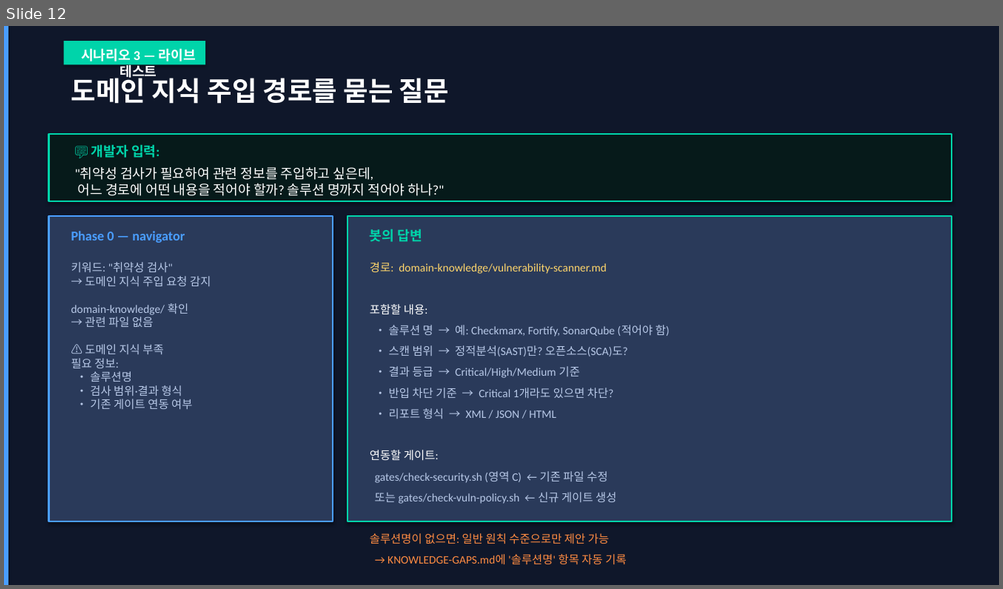
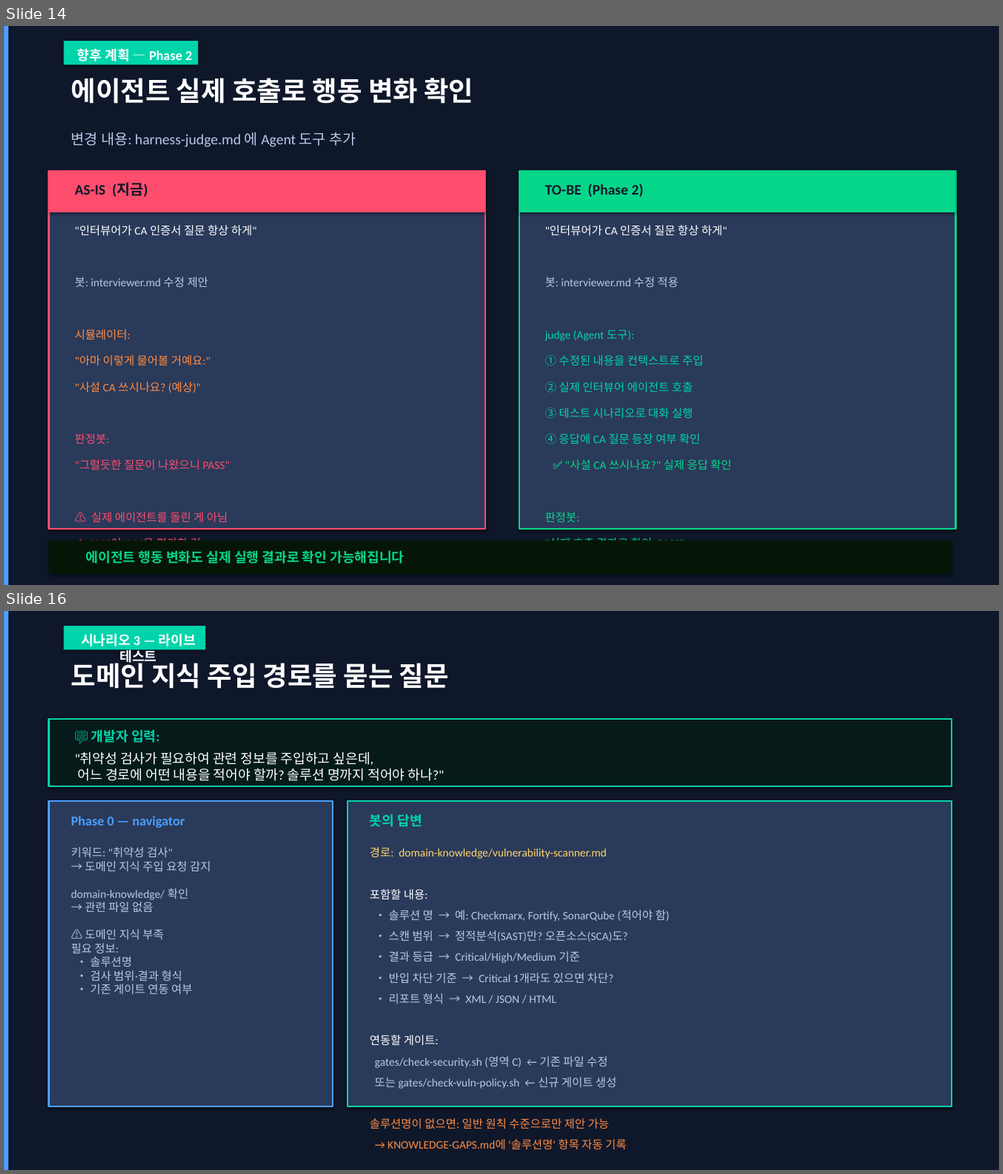
Before and after one commit to easyseop/harness-customizer, a slide deck: harness-customizer-intro.pptx. Shown one above the other, each under a label of ours: slide 12 before the commit, slides 14 and 16 after it; the slides between them are not shown. The pictures are 1003x589 and 1003x1174 pixels, drawn with LibreOffice and Linux fonts; fonts in the diff are those of the drawing. Boxes give left, top, right and bottom in pixels: in the first picture for what was removed or moved away, otherwise in the second. Text is boxed around its words. In the diff, an @@ line names an element or a change of style, - is before the commit and + after.

```diff
--- a/harness-customizer-intro.pptx
+++ b/harness-customizer-intro.pptx
@@ slide 14 added at <box>4,26,999,585</box>, background #FFFFFF @@
@@ rectangle added at <box>4,26,999,585</box>, fill #0F172A @@
@@ rectangle added at <box>4,26,8,585</box>, fill #4A9EFF @@
@@ rectangle added at <box>64,41,198,64</box>, fill #00D4AA @@
@@ text added at <box>77,48,192,62</box>, 13 pt, text #FFFFFF, bold @@
+향후 계획 — Phase 2
@@ text added at <box>71,78,473,104</box>, 26 pt, text #FFFFFF, bold @@
+에이전트 실제 호출로 행동 변화 확인
@@ text added at <box>71,133,356,147</box>, 14 pt, text #B8C9E8 @@
+변경 내용: harness-judge.md 에 Agent 도구 추가
@@ rectangle added at <box>48,172,485,530</box>, fill #2A3A5A, outline #FF4D6D 1.5 pt @@
@@ rectangle added at <box>48,172,485,212</box>, fill #FF4D6D @@
@@ rectangle added at <box>519,172,956,530</box>, fill #2A3A5A, outline #06D68A 1.5 pt @@
@@ rectangle added at <box>519,172,956,212</box>, fill #06D68A @@
@@ text added at <box>75,182,148,197</box>, 14 pt, text #0F172A, bold @@
+AS-IS (지금)
@@ text added at <box>545,184,643,197</box>, 14 pt, text #0F172A, bold @@
+TO-BE (Phase 2)
@@ text added at <box>75,225,257,236</box>, 11 pt, text #FFFFFF @@
+"인터뷰어가 CA 인증서 질문 항상 하게"
@@ text added at <box>545,225,727,236</box>, 11 pt, text #FFFFFF @@
+"인터뷰어가 CA 인증서 질문 항상 하게"
@@ text added at <box>75,277,208,287</box>, 11 pt, text #B8C9E8 @@
+봇: interviewer.md 수정 제안
@@ text added at <box>545,277,678,287</box>, 11 pt, text #B8C9E8 @@
+봇: interviewer.md 수정 적용
@@ text added at <box>75,329,131,340</box>, 11 pt, text #FF8C42 @@
+시뮬레이터:
@@ text added at <box>545,330,634,341</box>, 11 pt, text #00D4AA @@
+judge (Agent 도구):
@@ text added at <box>75,355,210,366</box>, 11 pt, text #FF8C42 @@
+"아마 이렇게 물어볼 거예요:"
@@ text added at <box>545,355,703,366</box>, 11 pt, text #00D4AA @@
+① 수정된 내용을 컨텍스트로 주입
@@ text added at <box>75,382,201,393</box>, 11 pt, text #FF8C42 @@
+"사설 CA 쓰시나요? (예상)"
@@ text added at <box>545,382,692,393</box>, 11 pt, text #00D4AA @@
+② 실제 인터뷰어 에이전트 호출
@@ text added at <box>545,408,692,419</box>, 11 pt, text #00D4AA @@
+③ 테스트 시나리오로 대화 실행
@@ text added at <box>75,434,110,444</box>, 11 pt, text #FF4D6D @@
+판정봇:
@@ text added at <box>545,434,700,445</box>, 11 pt, text #00D4AA @@
+④ 응답에 CA 질문 등장 여부 확인
@@ text added at <box>75,460,230,470</box>, 11 pt, text #FF4D6D @@
+"그럴듯한 질문이 나왔으니 PASS"
@@ text added at <box>569,460,731,470</box>, 11 pt, text #06D68A @@
+✅ "사설 CA 쓰시나요?" 실제 응답 확인
@@ text added at <box>91,512,227,523</box>, 11 pt, text #FF4D6D @@
+⚠️ 실제 에이전트를 돌린 게 아님
@@ text added at <box>545,512,580,523</box>, 11 pt, text #06D68A @@
+판정봇:
@@ rectangle added at <box>48,541,951,574</box>, fill #061606 @@
@@ text added at <box>86,551,404,564</box>, 13 pt, text #06D68A, bold @@
+에이전트 행동 변화도 실제 실행 결과로 확인 가능해집니다
@@ text added at <box>124,538,201,551</box>, 11 pt, text #FF4D6D @@
+⚠️ LLM이 LLM을 평가한 것
@@ text added at <box>545,538,684,541</box>, 11 pt, text #06D68A @@
+"실제 호출 결과로 확인. PASS"
@@ what was slide 12 is now slide 16 @@
```
Also in this commit, not shown: 3 other slides added.
